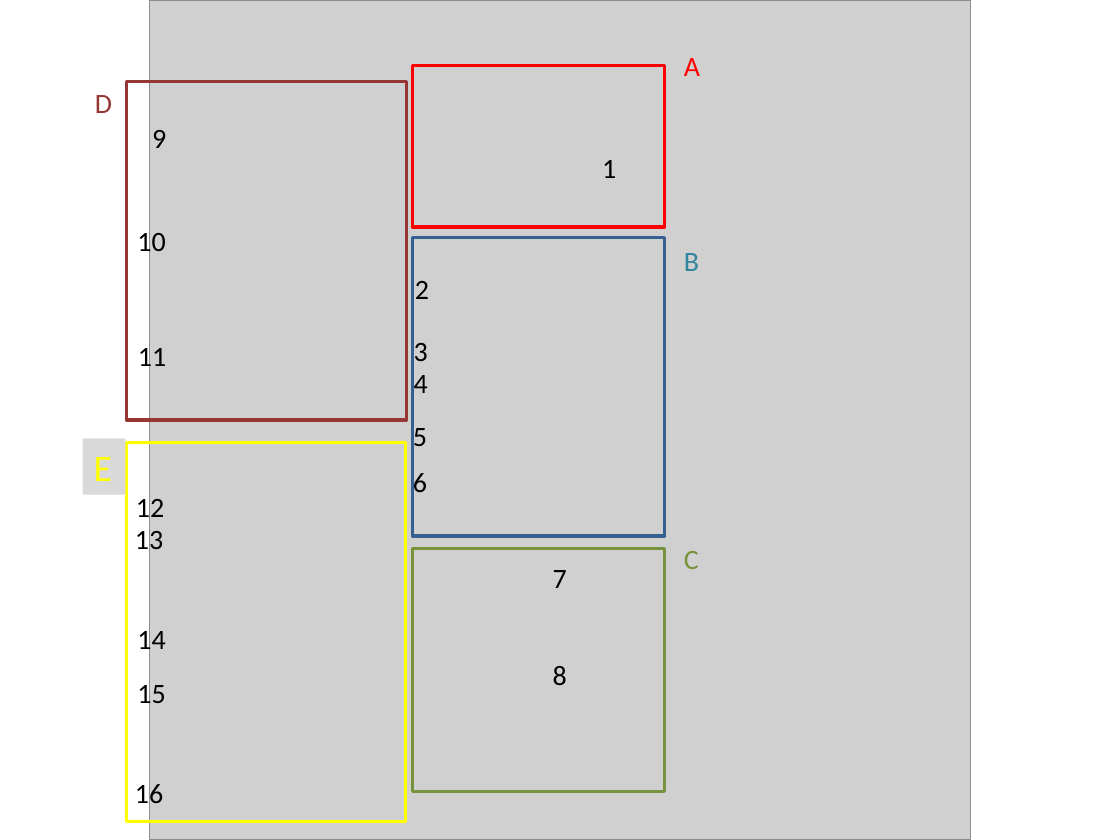
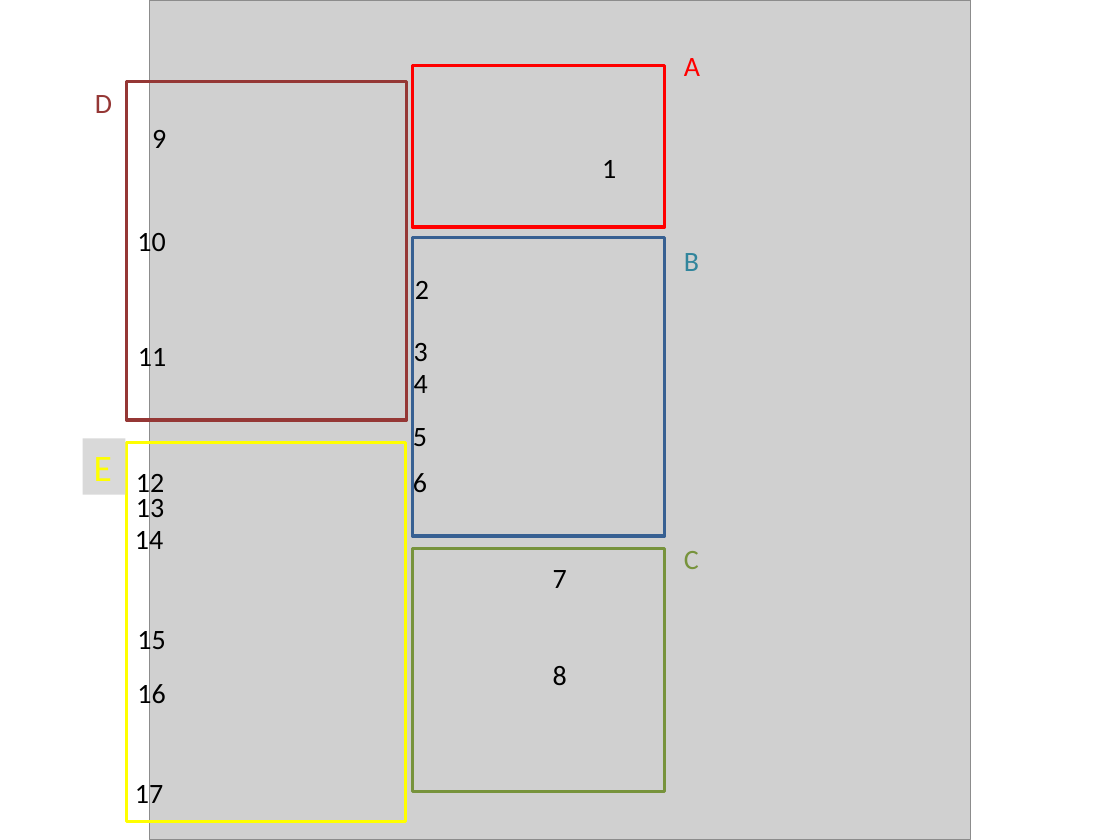
Before and after one commit to DePrettoM/EEGpal, a slide deck: slide 20 of Manuels/picture_EEGpal_manuals.pptx. Drawn at 1120x840 pixels with LibreOffice and Linux fonts; fonts in the diff are those of the drawing; grey boxes stand for pictures. Boxes give left, top, right and bottom in pixels: in the first picture for what was removed or moved away, otherwise in the second. Text is boxed around its words. In the diff, an @@ line names an element or a change of style, - is before the commit and + after.

```diff
--- a/Manuels/picture_EEGpal_manuals.pptx
+++ b/Manuels/picture_EEGpal_manuals.pptx
@@ text "12": place and size @@
-text "12" at (136, 494, 164, 524)
+text "12" at (136, 468, 164, 498)
@@ text "13": place and size @@
-text "13" at (135, 526, 163, 556)
+text "13" at (136, 494, 164, 524)
@@ text "14": place and size @@
-text "14" at (137, 626, 165, 656)
+text "14" at (135, 526, 163, 556)
@@ text "15": place and size @@
-text "15" at (137, 680, 165, 710)
+text "15" at (137, 626, 165, 656)
@@ text "16": place and size @@
-text "16" at (135, 780, 163, 810)
+text "16" at (137, 680, 165, 710)
@@ text added at (135, 780, 163, 810), 18 pt, text #000000 @@
+17
```
Also in this commit, not shown: 3 other files.
